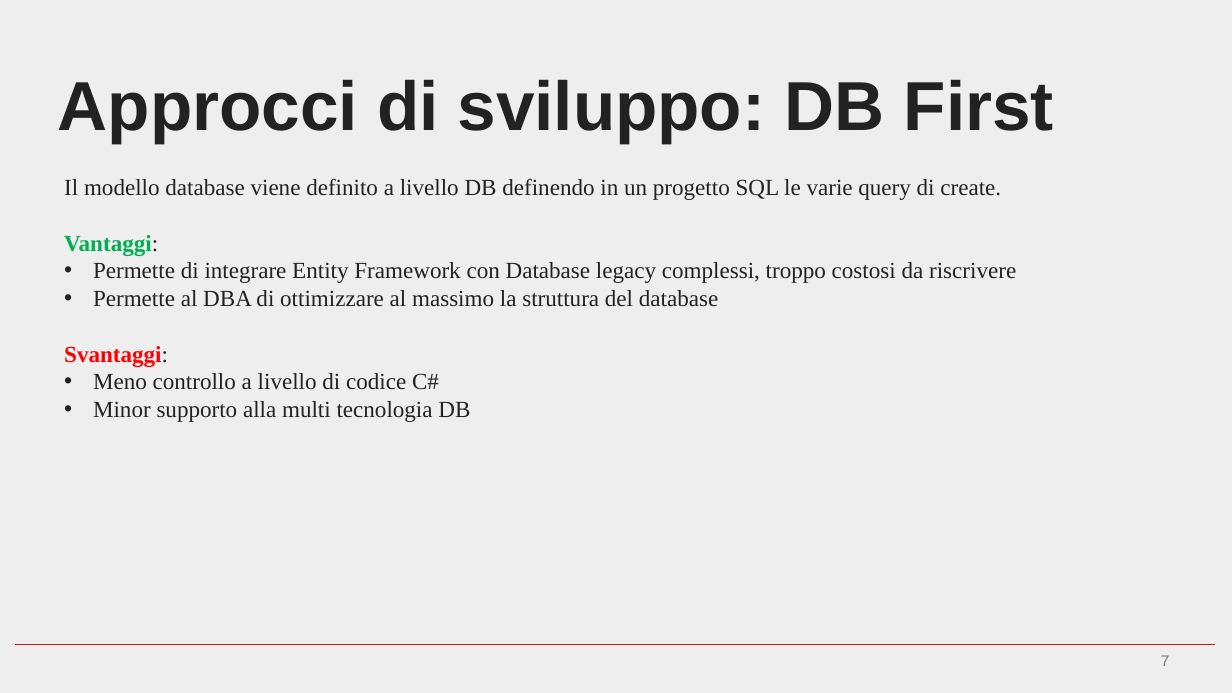
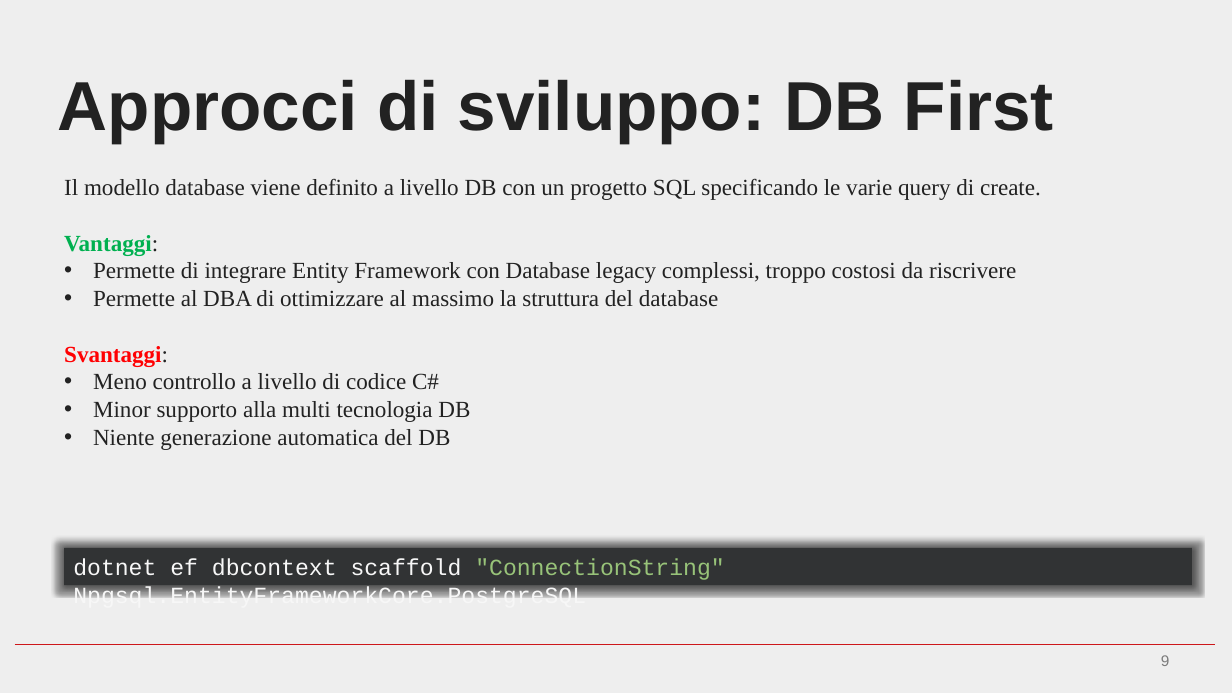
Before and after one commit to LorenzoTulliniSacmi/entity_framework_tips_and_tricks, a slide deck: slide 9 of EntityFramework tip&tricks.pptx (slide 7 before the commit). Drawn at 1232x693 pixels with LibreOffice and Linux fonts; fonts in the diff are those of the drawing; background and template pictures are left out. Boxes give left, top, right and bottom in pixels: in the first picture for what was removed or moved away, otherwise in the second. Text is boxed around its words. In the diff, an @@ line names an element or a change of style, - is before the commit and + after.

Commit message:
wip

```diff
--- a/EntityFramework tip&tricks.pptx
+++ b/EntityFramework tip&tricks.pptx
@@ text at box(64, 178, 1041, 200): text changed @@
-Il modello database viene definito a livello DB definendo in un progetto SQL le varie query di create.
+Il modello database viene definito a livello DB con un progetto SQL specificando le varie query di create.
@@ text at box(93, 429, 450, 450): paragraph added @@
+• Niente generazione automatica del DB
@@ rectangle added at box(64, 548, 1192, 585), fill #313334, 18 pt, text #F7F7F7 @@
+dotnet ef dbcontext scaffold "ConnectionString" Npgsql.EntityFrameworkCore.PostgreSQL
@@ page number at box(1161, 655, 1170, 666): text changed @@
-7
+9
```
Also in this commit, not shown: 1 other slide changed, 4 slides added.
